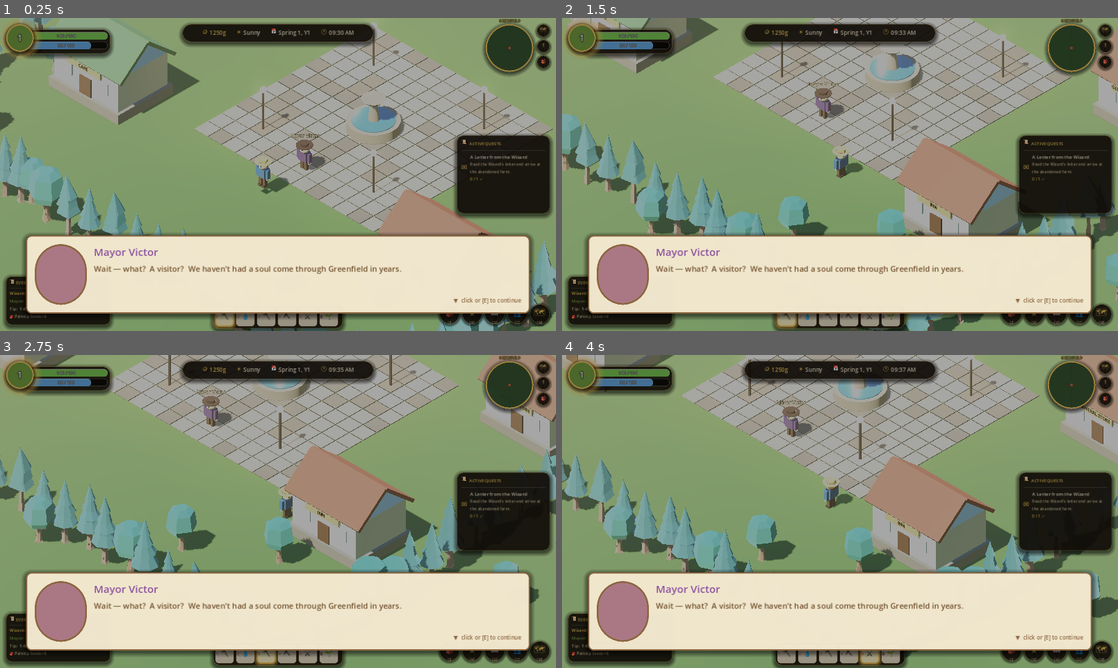
Above: before the commit, frames 1-4 (two rows, left to right).
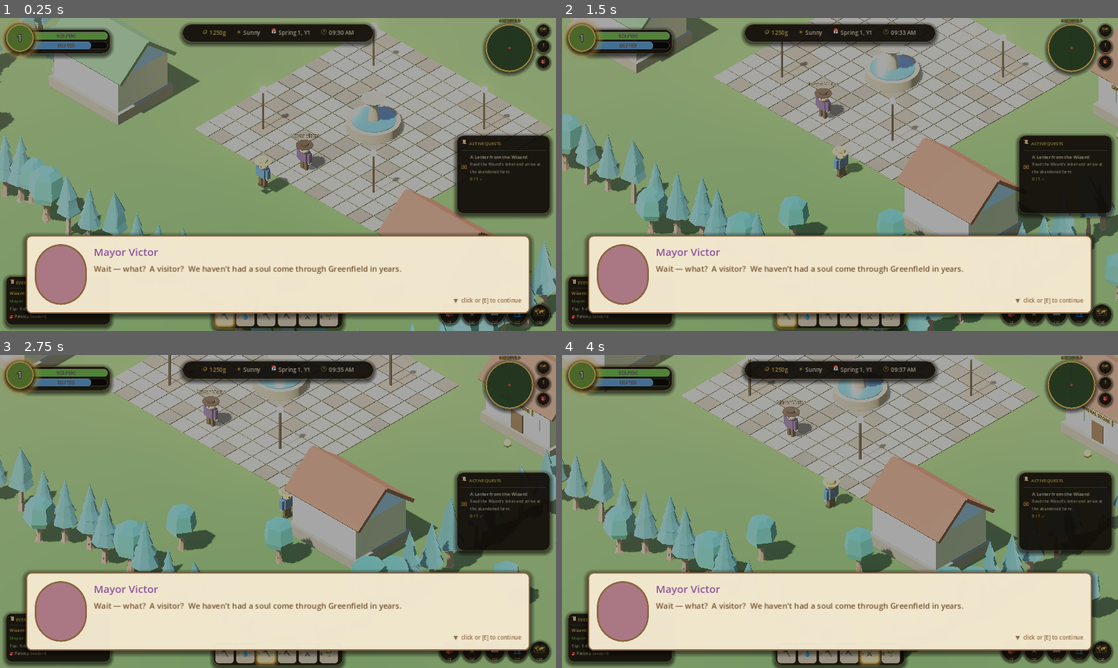
Above: after the commit, the same moments.

Repository: communityorg-discord/harvest-horizons
Game: Godot game, scene res://scenes/bootstrap.tscn
Two runs of this game, one before a commit and one after it. Both use one fixed random seed, a clock stepped at 60 frames per second and the inputs below.
Inputs (mouse positions are in pixels of both pictures, inside the frame that each line leads up to):
- Up to frame 1 (0.25 s): no input
- Up to frame 2 (1.5 s): move the mouse to (962, 158) at 0.52 s; hold D (move_right) 0.53-1.25 s; hold 1 (hotbar_1) 0.53-1.25 s; click (962, 158) at 0.67 s; drag from (728, 190) to (812, 237) at 1.27 s
- Up to frame 3 (2.75 s): move the mouse to (333, 442) at 2.02 s; hold D (move_right) from 2.03 s (still down); hold 3 (hotbar_3) from 2.03 s (still down)
- Up to frame 4 (4 s): release D (move_right) at 2.75 s; release 3 (hotbar_3) at 2.75 s; drag from (812, 574) to (673, 464) at 2.77 s; move the mouse to (1006, 558) at 3.52 s; hold A (move_left) from 3.53 s (still down); hold 5 (hotbar_5) from 3.53 s (still down)

The runs differ from the first frame. In frame 1, 0.3% of the frame differs, in the area x 12-20%, y 11-26%; in frame 2, 0.4%, in the area x 5-100%, y 0-70%; in frame 3, 0.3%; in frame 4, 0.4%.

Commit message:
Add interiors for all 4 town shops
scripts/shop_door.gd: Area3D that sets GameState.shop_type meta then
loads shop_interior.tscn — same wiring pattern as the cottage door.

scripts/shop_interior.gd + scenes/shop_interior.tscn: shared interior
scene that themes itself based on the meta. Floor + walls + ceiling
beams + lamp + back-wall sign + exit door are common; per-shop
furniture is built in _furnish_<type>():

- Blacksmith: stone forge with a glowing red interior, anvil with horn,
  long sales counter, weapons rack on the west wall with 4 swords on
  display, barrel + chest props
- General Store: 8m sales counter at the back, 6 wall shelves stacked
  with assorted-coloured goods boxes, welcome mat at the entrance
- Cafe: kitchen counter at the back with an emissive yellow pastry
  display + dark coffee machine, 3 round tables each with 2 chairs
- Inn: front desk with a gold service bell, 2 beds with red pillows
  + brown blankets, stone fireplace on the east wall with a real
  flickering OmniLight3D + emissive flame box, central rug

Town centre wiring:
- _build_shop now takes door_facing (-1 or +1) and shop_type. Doors,
  windows, signs flip to the side facing the plaza, and the sign text
  rotates 180° so it reads correctly from the plaza side
- Each shop gets a door Area3D placed just outside its entrance with
  a glowing yellow marker — walk into it to enter

Co-Authored-By: Claude Opus 4.7 <noreply@anthropic.com>

Diff:
--- /dev/null
+++ b/scenes/shop_interior.tscn
@@ -0,0 +1,32 @@
+[gd_scene load_steps=6 format=3]
+
+[ext_resource type="Script" path="res://scripts/shop_interior.gd" id="1"]
+[ext_resource type="PackedScene" path="res://scenes/player.tscn" id="2"]
+[ext_resource type="PackedScene" path="res://scenes/camera_rig.tscn" id="3"]
+[ext_resource type="PackedScene" path="res://ui/hud.tscn" id="4"]
+[ext_resource type="PackedScene" path="res://ui/dialogue_box.tscn" id="5"]
+
+[sub_resource type="Environment" id="Env_1"]
+background_mode = 1
+background_color = Color(0.10, 0.07, 0.04, 1)
+ambient_light_source = 2
+ambient_light_color = Color(1, 0.85, 0.65, 1)
+ambient_light_energy = 0.55
+tonemap_mode = 2
+
+[node name="ShopInterior" type="Node3D"]
+script = ExtResource("1")
+
+[node name="WorldEnvironment" type="WorldEnvironment" parent="."]
+environment = SubResource("Env_1")
+
+[node name="Player" parent="." instance=ExtResource("2")]
+transform = Transform3D(1, 0, 0, 0, 1, 0, 0, 0, 1, 0, 1, 3)
+
+[node name="CameraRig" parent="." instance=ExtResource("3")]
+target_path = NodePath("../Player")
+distance = 14.0
+
+[node name="HUD" parent="." instance=ExtResource("4")]
+
+[node name="DialogueBox" parent="." instance=ExtResource("5")]
--- /dev/null
+++ b/scripts/shop_door.gd
@@ -0,0 +1,14 @@
+extends Area3D
+## Shop entrance: walk in, sets the next shop's type on GameState meta,
+## then loads the shared shop_interior scene.
+
+@export var shop_type: String = "general"
+@export_file("*.tscn") var target_scene: String = "res://scenes/shop_interior.tscn"
+
+func _ready() -> void:
+	body_entered.connect(_on_body_entered)
+
+func _on_body_entered(body: Node) -> void:
+	if body is CharacterBody3D:
+		GameState.set_meta("shop_type", shop_type)
+		get_tree().change_scene_to_file(target_scene)
--- /dev/null
+++ b/scripts/shop_interior.gd
@@ -0,0 +1,369 @@
+extends Node3D
+## Shared shop interior. Reads GameState meta "shop_type" to theme the room
+## (blacksmith / general / cafe / inn). Floor, walls, exit door, lamp, plus
+## per-shop furniture. Exit door warps back to town_centre.tscn.
+
+const SURVIVAL := "res://assets/models/survival/"
+
+@onready var _player: CharacterBody3D = $Player
+
+var shop_type: String = "general"
+
+func _ready() -> void:
+	if GameState.has_meta("shop_type"):
+		shop_type = String(GameState.get_meta("shop_type"))
+		GameState.remove_meta("shop_type")
+	_build_room()
+	match shop_type:
+		"blacksmith": _furnish_blacksmith()
+		"general":    _furnish_general()
+		"cafe":       _furnish_cafe()
+		"inn":        _furnish_inn()
+		_:            _furnish_general()
+	_build_exit_door()
+	# Spawn the player a couple steps inside, facing the room
+	if _player != null:
+		_player.global_position = Vector3(0, 1, 3.0)
+
+# ────────────────────────────────────────────────────────────────────────────
+# Shared room shell
+
+func _wall_color() -> Color:
+	match shop_type:
+		"blacksmith": return Color(0.42, 0.40, 0.36)  # cool stone
+		"cafe":       return Color(0.95, 0.88, 0.72)  # warm cream
+		"inn":        return Color(0.88, 0.78, 0.62)  # warm parchment
+		_:            return Color(0.92, 0.88, 0.78)  # general off-white
+
+func _floor_color() -> Color:
+	match shop_type:
+		"blacksmith": return Color(0.32, 0.30, 0.28)
+		"cafe":       return Color(0.55, 0.36, 0.22)
+		"inn":        return Color(0.50, 0.34, 0.20)
+		_:            return Color(0.55, 0.40, 0.26)
+
+func _build_room() -> void:
+	# Floor
+	var floor_node := MeshInstance3D.new()
+	var fm := PlaneMesh.new()
+	fm.size = Vector2(11, 9)
+	floor_node.mesh = fm
+	var fmat := StandardMaterial3D.new()
+	fmat.albedo_color = _floor_color()
+	fmat.roughness = 0.85
+	floor_node.material_override = fmat
+	add_child(floor_node)
+	# Floor collider
+	var fbody := StaticBody3D.new()
+	fbody.position = Vector3(0, -0.1, 0)
+	add_child(fbody)
+	var fcol := CollisionShape3D.new()
+	var fshape := BoxShape3D.new()
+	fshape.size = Vector3(11, 0.2, 9)
+	fcol.shape = fshape
+	fbody.add_child(fcol)
+	# Walls
+	_wall(Vector3(0, 1.5, -4.5), Vector3(11, 3, 0.2), _wall_color())
+	_wall(Vector3(0, 1.5,  4.5), Vector3(11, 3, 0.2), _wall_color())
+	_wall(Vector3(-5.5, 1.5, 0), Vector3(0.2, 3, 9), _wall_color().darkened(0.05))
+	_wall(Vector3( 5.5, 1.5, 0), Vector3(0.2, 3, 9), _wall_color().darkened(0.05))
+	# Ceiling beams
+	for x in [-3.5, 0.0, 3.5]:
+		var beam := MeshInstance3D.new()
+		var bm := BoxMesh.new()
+		bm.size = Vector3(0.2, 0.2, 8.6)
+		beam.mesh = bm
+		beam.position = Vector3(x, 2.85, 0)
+		var bmat := StandardMaterial3D.new()
+		bmat.albedo_color = Color(0.32, 0.20, 0.12)
+		beam.material_override = bmat
+		add_child(beam)
+	# Lamp
+	var lamp := OmniLight3D.new()
+	lamp.position = Vector3(0, 2.5, 0)
+	lamp.light_color = _lamp_color()
+	lamp.light_energy = 2.5
+	lamp.omni_range = 14.0
+	add_child(lamp)
+	# Title sign on the back wall
+	var label := Label3D.new()
+	label.text = _shop_title()
+	label.font_size = 96
+	label.outline_size = 12
+	label.modulate = Color(0.22, 0.16, 0.10)
+	label.position = Vector3(0, 2.4, -4.39)
+	add_child(label)
+
+func _lamp_color() -> Color:
+	match shop_type:
+		"blacksmith": return Color(1.0, 0.55, 0.30)  # forge glow
+		"cafe":       return Color(1.0, 0.85, 0.55)
+		"inn":        return Color(1.0, 0.78, 0.42)
+		_:            return Color(1.0, 0.92, 0.75)
+
+func _shop_title() -> String:
+	match shop_type:
+		"blacksmith": return "BLACKSMITH"
+		"cafe":       return "CAFE"
+		"inn":        return "INN"
+		"general":    return "GENERAL STORE"
+		_:            return "SHOP"
+
+func _wall(pos: Vector3, size: Vector3, color: Color) -> void:
+	var mi := MeshInstance3D.new()
+	var bm := BoxMesh.new()
+	bm.size = size
+	mi.mesh = bm
+	mi.position = pos
+	var mat := StandardMaterial3D.new()
+	mat.albedo_color = color
+	mat.roughness = 0.9
+	mi.material_override = mat
+	add_child(mi)
+	var body := StaticBody3D.new()
+	body.position = pos
+	add_child(body)
+	var col := CollisionShape3D.new()
+	var shape := BoxShape3D.new()
+	shape.size = size
+	col.shape = shape
+	body.add_child(col)
+
+# ────────────────────────────────────────────────────────────────────────────
+# Furnishing — one per shop
+
+func _box(pos: Vector3, size: Vector3, color: Color, rot: Vector3 = Vector3.ZERO) -> void:
+	var mi := MeshInstance3D.new()
+	var bm := BoxMesh.new()
+	bm.size = size
+	mi.mesh = bm
+	mi.position = pos
+	mi.rotation = rot
+	var mat := StandardMaterial3D.new()
+	mat.albedo_color = color
+	mat.roughness = 0.85
+	mi.material_override = mat
+	add_child(mi)
+
+func _emissive_box(pos: Vector3, size: Vector3, base: Color, glow: Color, energy: float) -> void:
+	var mi := MeshInstance3D.new()
+	var bm := BoxMesh.new()
+	bm.size = size
+	mi.mesh = bm
+	mi.position = pos
+	var mat := StandardMaterial3D.new()
+	mat.albedo_color = base
+	mat.emission_enabled = true
+	mat.emission = glow
+	mat.emission_energy_multiplier = energy
+	mi.material_override = mat
+	add_child(mi)
+
+func _add_collider(pos: Vector3, size: Vector3) -> void:
+	var body := StaticBody3D.new()
+	body.position = pos
+	add_child(body)
+	var col := CollisionShape3D.new()
+	var shape := BoxShape3D.new()
+	shape.size = size
+	col.shape = shape
+	body.add_child(col)
+
+func _kenney(path: String, pos: Vector3, scale: float = 1.0, rot_y: float = 0.0) -> void:
+	var packed: PackedScene = load(SURVIVAL + path)
+	if packed == null:
+		return
+	var inst: Node3D = packed.instantiate()
+	inst.position = pos
+	inst.scale = Vector3(scale, scale, scale)
+	inst.rotation.y = rot_y
+	add_child(inst)
+
+# ─── Blacksmith: forge, anvil, weapons rack, anvil counter ───────────────
+
+func _furnish_blacksmith() -> void:
+	# Forge — big stone box with a glowing red interior
+	_box(Vector3(-3.5, 0.55, -3.5), Vector3(2.0, 1.1, 1.6), Color(0.32, 0.30, 0.28))
+	_emissive_box(Vector3(-3.5, 1.1, -3.5), Vector3(1.0, 0.5, 0.7), Color(0.30, 0.10, 0.05),
+		Color(1.0, 0.32, 0.10), 2.6)
+	# Forge chimney
+	_box(Vector3(-3.5, 2.4, -3.8), Vector3(0.8, 1.5, 0.8), Color(0.42, 0.40, 0.38))
+	_add_collider(Vector3(-3.5, 0.8, -3.5), Vector3(2.0, 1.6, 1.6))
+	# Anvil base + top
+	_box(Vector3(-1.0, 0.30, -2.5), Vector3(0.6, 0.6, 0.5), Color(0.22, 0.20, 0.18))
+	_box(Vector3(-1.0, 0.78, -2.5), Vector3(0.9, 0.30, 0.40), Color(0.18, 0.18, 0.20))
+	_box(Vector3(-1.4, 0.78, -2.5), Vector3(0.30, 0.20, 0.30), Color(0.18, 0.18, 0.20))
+	_add_collider(Vector3(-1.0, 0.5, -2.5), Vector3(1.0, 1.0, 0.6))
+	# Counter at the back (sales)
+	_box(Vector3(2.5, 0.55, -3.0), Vector3(3.0, 1.1, 0.8), Color(0.42, 0.30, 0.18))
+	_add_collider(Vector3(2.5, 0.55, -3.0), Vector3(3.0, 1.1, 0.8))
+	# Weapons rack on the west wall
+	_box(Vector3(-5.30, 1.4, 1.0), Vector3(0.10, 1.6, 2.4), Color(0.28, 0.20, 0.14))
+	for i in range(4):
+		var z := 1.0 + (i - 1.5) * 0.5
+		# Sword on the rack — vertical slim box + handle
+		_box(Vector3(-5.18, 1.4, z), Vector3(0.06, 1.4, 0.06), Color(0.78, 0.78, 0.80))
+		_box(Vector3(-5.18, 0.65, z), Vector3(0.10, 0.20, 0.10), Color(0.45, 0.30, 0.18))
+		_box(Vector3(-5.18, 0.80, z), Vector3(0.20, 0.05, 0.20), Color(0.78, 0.62, 0.28))
+	# Barrel + chest props
+	_kenney("barrel.glb", Vector3(3.5, 0, 3.0), 1.5, 0.0)
+	_kenney("chest.glb",  Vector3(-3.0, 0, 3.0), 1.5, 0.0)
+
+# ─── General Store: counter, shelves, stacked goods ───────────────────────
+
+func _furnish_general() -> void:
+	# Long sales counter at the back
+	_box(Vector3(0, 0.55, -3.5), Vector3(8.0, 1.1, 1.0), Color(0.55, 0.36, 0.22))
+	_box(Vector3(0, 0.30, -3.0), Vector3(8.0, 0.05, 0.20), Color(0.32, 0.20, 0.12))  # counter trim
+	_add_collider(Vector3(0, 0.55, -3.5), Vector3(8.0, 1.1, 1.0))
+	# Shelves on the side walls
+	for sx in [-1.0, 1.0]:
+		for y in [0.8, 1.5, 2.2]:
+			_box(Vector3(sx * 4.2, y, 0), Vector3(0.4, 0.06, 4.0), Color(0.55, 0.36, 0.22))
+			# Stacked goods on the shelf
+			for i in range(5):
+				var z := -1.6 + i * 0.8
+				var box_h := randf_range(0.18, 0.32)
+				_box(Vector3(sx * 4.0, y + box_h * 0.5 + 0.04, z),
+					Vector3(0.30, box_h, 0.25),
+					Color(randf_range(0.4, 0.8), randf_range(0.3, 0.6), randf_range(0.2, 0.5)))
+	# Welcome mat
+	var mat_node := MeshInstance3D.new()
+	var pm := PlaneMesh.new()
+	pm.size = Vector2(1.4, 0.8)
+	mat_node.mesh = pm
+	mat_node.position = Vector3(0, 0.02, 3.5)
+	mat_node.material_override = (func() -> StandardMaterial3D:
+		var m := StandardMaterial3D.new()
+		m.albedo_color = Color(0.55, 0.30, 0.25)
+		return m).call()
+	add_child(mat_node)
+	# Barrel + chest props
+	_kenney("barrel.glb", Vector3(-4.5, 0, 3.5), 1.4, 0.0)
+	_kenney("chest.glb",  Vector3(4.5, 0, 3.5), 1.4, 0.0)
+
+# ─── Cafe: tables + chairs, kitchen counter ───────────────────────────────
+
+func _furnish_cafe() -> void:
+	# Kitchen counter at the back
+	_box(Vector3(0, 0.55, -3.8), Vector3(7.0, 1.1, 1.0), Color(0.78, 0.62, 0.42))
+	_add_collider(Vector3(0, 0.55, -3.8), Vector3(7.0, 1.1, 1.0))
+	# Pastry display (emissive yellow)
+	_emissive_box(Vector3(-2.0, 1.2, -3.8), Vector3(1.4, 0.4, 0.6),
+		Color(1.0, 0.92, 0.72), Color(1.0, 0.85, 0.55), 1.0)
+	# Coffee machine glow
+	_emissive_box(Vector3(2.0, 1.3, -3.8), Vector3(0.6, 0.6, 0.4),
+		Color(0.2, 0.2, 0.2), Color(0.85, 0.32, 0.10), 0.6)
+	# Tables — 3 small round-ish (use boxes scaled)
+	for slot in [Vector3(-2.5, 0, 1.5), Vector3(0, 0, 1.5), Vector3(2.5, 0, 1.5)]:
+		# Table top
+		_box(slot + Vector3(0, 0.65, 0), Vector3(1.0, 0.10, 1.0), Color(0.55, 0.36, 0.22))
+		# Pedestal
+		_box(slot + Vector3(0, 0.30, 0), Vector3(0.20, 0.50, 0.20), Color(0.32, 0.20, 0.12))
+		_box(slot + Vector3(0, 0.05, 0), Vector3(0.45, 0.10, 0.45), Color(0.22, 0.14, 0.08))
+		# Two chairs per table
+		for sz in [-0.8, 0.8]:
+			_box(slot + Vector3(0, 0.30, sz), Vector3(0.45, 0.05, 0.45), Color(0.42, 0.28, 0.16))
+			_box(slot + Vector3(0, 0.55, sz + (0.20 if sz < 0 else -0.20)), Vector3(0.45, 0.5, 0.05), Color(0.42, 0.28, 0.16))
+		_add_collider(slot + Vector3(0, 0.5, 0), Vector3(1.0, 1.0, 1.0))
+
+# ─── Inn: front desk, beds, fireplace ─────────────────────────────────────
+
+func _furnish_inn() -> void:
+	# Front desk
+	_box(Vector3(-2.0, 0.55, -1.0), Vector3(2.4, 1.1, 0.9), Color(0.55, 0.36, 0.22))
+	_box(Vector3(-2.0, 1.20, -1.45), Vector3(2.4, 0.20, 0.10), Color(0.32, 0.20, 0.12))
+	_add_collider(Vector3(-2.0, 0.55, -1.0), Vector3(2.4, 1.1, 0.9))
+	# Bell on the desk (gold sphere)
+	var bell := MeshInstance3D.new()
+	var sm := SphereMesh.new()
+	sm.radius = 0.10
+	sm.height = 0.20
+	bell.mesh = sm
+	bell.position = Vector3(-2.0, 1.20, -0.7)
+	var bmat := StandardMaterial3D.new()
+	bmat.albedo_color = Color(0.95, 0.78, 0.36)
+	bmat.metallic = 0.6
+	bmat.roughness = 0.3
+	bell.material_override = bmat
+	add_child(bell)
+	# Two beds at the back
+	for sx in [-3.0, 0.5]:
+		# Frame
+		_box(Vector3(sx, 0.30, -3.5), Vector3(2.0, 0.4, 1.4), Color(0.55, 0.36, 0.22))
+		# Mattress
+		_box(Vector3(sx, 0.65, -3.5), Vector3(2.0, 0.3, 1.4), Color(0.95, 0.92, 0.85))
+		# Pillow
+		_box(Vector3(sx - 0.7, 0.85, -3.5), Vector3(0.5, 0.15, 0.6), Color(0.85, 0.55, 0.50))
+		# Blanket
+		_box(Vector3(sx + 0.3, 0.81, -3.5), Vector3(1.2, 0.06, 1.4), Color(0.55, 0.32, 0.30))
+		_add_collider(Vector3(sx, 0.5, -3.5), Vector3(2.0, 1.0, 1.4))
+	# Fireplace on the east wall
+	_box(Vector3(4.5, 1.1, 0.0), Vector3(1.2, 2.2, 1.4), Color(0.42, 0.40, 0.38))
+	_emissive_box(Vector3(4.2, 0.55, 0.0), Vector3(0.6, 0.7, 0.8),
+		Color(0.30, 0.10, 0.05), Color(1.0, 0.42, 0.10), 2.4)
+	_add_collider(Vector3(4.5, 1.1, 0.0), Vector3(1.2, 2.2, 1.4))
+	# Fire glow OmniLight
+	var fire_light := OmniLight3D.new()
+	fire_light.position = Vector3(4.0, 0.6, 0.0)
+	fire_light.light_color = Color(1.0, 0.45, 0.18)
+	fire_light.light_energy = 2.0
+	fire_light.omni_range = 7.0
+	add_child(fire_light)
+	# Rug in the centre
+	var rug := MeshInstance3D.new()
+	var rpm := PlaneMesh.new()
+	rpm.size = Vector2(3.0, 2.0)
+	rug.mesh = rpm
+	rug.position = Vector3(0.5, 0.02, 1.5)
+	var rmat := StandardMaterial3D.new()
+	rmat.albedo_color = Color(0.55, 0.30, 0.30)
+	rug.material_override = rmat
+	add_child(rug)
+
+# ────────────────────────────────────────────────────────────────────────────
+# Exit door — back to town centre
+
+func _build_exit_door() -> void:
+	var door := Area3D.new()
+	door.set_script(load("res://scripts/door.gd"))
+	door.set("target_scene", "res://scenes/town_centre.tscn")
+	door.position = Vector3(0, 0.6, 4.4)
+	var col := CollisionShape3D.new()
+	var shape := BoxShape3D.new()
+	shape.size = Vector3(1.6, 1.8, 1.0)
+	col.shape = shape
+	door.add_child(col)
+	add_child(door)
+	# Visible door slab
+	var slab := MeshInstance3D.new()
+	var bm := BoxMesh.new()
+	bm.size = Vector3(1.2, 2.2, 0.06)
+	slab.mesh = bm
+	slab.position = Vector3(0, 0.5, 0)
+	var dmat := StandardMaterial3D.new()
+	dmat.albedo_color = Color(0.32, 0.20, 0.12)
+	slab.material_override = dmat
+	door.add_child(slab)
+	# Glow marker on the floor
+	var marker := MeshInstance3D.new()
+	var sm := SphereMesh.new()
+	sm.radius = 0.18
+	sm.height = 0.36
+	marker.mesh = sm
+	marker.position = Vector3(0, -0.4, 0)
+	var mmat := StandardMaterial3D.new()
+	mmat.albedo_color = Color(1.0, 0.85, 0.4)
+	mmat.emission_enabled = true
+	mmat.emission = Color(1.0, 0.7, 0.2)
+	mmat.emission_energy_multiplier = 1.4
+	marker.material_override = mmat
+	door.add_child(marker)
+	# Sign
+	var label := Label3D.new()
+	label.text = "← EXIT"
+	label.font_size = 48
+	label.outline_size = 6
+	label.modulate = Color(1.0, 0.95, 0.7)
+	label.position = Vector3(0, 1.7, 0)
+	door.add_child(label)
--- a/scripts/town_centre.gd
+++ b/scripts/town_centre.gd
@@ -24,10 +24,11 @@
 	_build_ground()
 	_build_plaza()
 	_build_fountain()
-	_build_shop(Vector3(-12, 0, -7), ROOF_BLUE,  "BLACKSMITH")
-	_build_shop(Vector3( 12, 0, -7), ROOF_RED,   "GENERAL STORE")
-	_build_shop(Vector3(-12, 0,  7), ROOF_GREEN, "CAFE")
-	_build_shop(Vector3( 12, 0,  7), ROOF_RED,   "INN")
+	# Shops with door facing the plaza (door_facing = +1 means +Z, -1 means -Z)
+	_build_shop(Vector3(-12, 0, -7), ROOF_BLUE,  "BLACKSMITH",     1.0, "blacksmith")
+	_build_shop(Vector3( 12, 0, -7), ROOF_RED,   "GENERAL STORE", 1.0, "general")
+	_build_shop(Vector3(-12, 0,  7), ROOF_GREEN, "CAFE",          -1.0, "cafe")
+	_build_shop(Vector3( 12, 0,  7), ROOF_RED,   "INN",           -1.0, "inn")
 	_build_perimeter_walls()
 	_scatter_lampposts()
 	_scatter_decor()
@@ -212,16 +213,17 @@
 # ────────────────────────────────────────────────────────────────────────────
 # Stub shop buildings
 
-func _build_shop(origin: Vector3, roof_color: Color, label: String) -> void:
+func _build_shop(origin: Vector3, roof_color: Color, label: String, door_facing: float, shop_type: String) -> void:
 	# Foundation
 	_box(origin + Vector3(0, 0.3, 0), Vector3(5.0, 0.6, 4.0), STONE)
 	# Walls
 	_box(origin + Vector3(0, 1.6, 0), Vector3(4.6, 2.0, 3.6), WHITE_WALL)
-	# Door
-	_box(origin + Vector3(0, 1.0, 1.85), Vector3(0.8, 1.4, 0.06), Color(0.32, 0.20, 0.12))
-	# Windows
-	_box(origin + Vector3(-1.3, 1.7, 1.85), Vector3(0.7, 0.7, 0.06), Color(0.78, 0.88, 0.92))
-	_box(origin + Vector3( 1.3, 1.7, 1.85), Vector3(0.7, 0.7, 0.06), Color(0.78, 0.88, 0.92))
+	# Door (faces door_facing direction)
+	var door_z: float = 1.85 * door_facing
+	_box(origin + Vector3(0, 1.0, door_z), Vector3(0.8, 1.4, 0.06), Color(0.32, 0.20, 0.12))
+	# Windows on the same side as the door
+	_box(origin + Vector3(-1.3, 1.7, door_z), Vector3(0.7, 0.7, 0.06), Color(0.78, 0.88, 0.92))
+	_box(origin + Vector3( 1.3, 1.7, door_z), Vector3(0.7, 0.7, 0.06), Color(0.78, 0.88, 0.92))
 	# Sloped roof
 	for sz in [-1.0, 1.0]:
 		var slope := MeshInstance3D.new()
@@ -237,19 +239,49 @@
 	var bm := BoxMesh.new()
 	bm.size = Vector3(2.4, 0.5, 0.08)
 	sign.mesh = bm
-	sign.position = origin + Vector3(0, 2.4, 1.95)
+	sign.position = origin + Vector3(0, 2.4, door_z * 1.05)
 	sign.material_override = _mat(SIGN_BG)
 	add_child(sign)
-	# Sign label using a Label3D so we can read it
+	# Sign label
 	var label3d := Label3D.new()
 	label3d.text = label
 	label3d.font_size = 56
 	label3d.outline_size = 8
-	label3d.position = origin + Vector3(0, 2.4, 2.02)
+	label3d.position = origin + Vector3(0, 2.4, door_z * 1.10)
+	# Rotate text to face outward
+	if door_facing < 0:
+		label3d.rotation.y = deg_to_rad(180)
 	label3d.modulate = Color(0.22, 0.16, 0.10)
 	add_child(label3d)
-	# Collision footprint
+	# Building collision footprint (solid block)
 	_add_collider(origin + Vector3(0, 1.5, 0), Vector3(5.0, 3.0, 4.0))
+	# Door trigger Area3D — slightly outside the building so the player walks
+	# INTO it before colliding with the wall
+	var area := Area3D.new()
+	area.set_script(load("res://scripts/shop_door.gd"))
+	area.set("shop_type", shop_type)
+	area.set("target_scene", "res://scenes/shop_interior.tscn")
+	area.position = origin + Vector3(0, 0.9, door_z + 0.7 * door_facing)
+	var col := CollisionShape3D.new()
+	var shape := BoxShape3D.new()
+	shape.size = Vector3(1.4, 1.6, 1.0)
+	col.shape = shape
+	area.add_child(col)
+	add_child(area)
+	# Tiny glow marker by the door
+	var marker := MeshInstance3D.new()
+	var sm := SphereMesh.new()
+	sm.radius = 0.18
+	sm.height = 0.36
+	marker.mesh = sm
+	marker.position = origin + Vector3(0, 0.18, door_z + 0.7 * door_facing)
+	var mmat := StandardMaterial3D.new()
+	mmat.albedo_color = Color(1.0, 0.85, 0.4)
+	mmat.emission_enabled = true
+	mmat.emission = Color(1.0, 0.7, 0.2)
+	mmat.emission_energy_multiplier = 1.2
+	marker.material_override = mmat
+	add_child(marker)
 
 # ────────────────────────────────────────────────────────────────────────────
 # Lampposts + decor
Renamed: docs/play/index.20260501172945.apple-touch-icon.png -> docs/play/index.20260501174044.apple-touch-icon.png
Renamed: docs/play/index.20260501172945.icon.png -> docs/play/index.20260501174044.icon.png
Renamed: docs/play/index.20260501172945.png -> docs/play/index.20260501174044.png
Not shown, removed: docs/play/index.20260501172945.pck
Not shown, added: docs/play/index.20260501174044.audio.worklet.js
Not shown, added: docs/play/index.20260501174044.js
Not shown, added: docs/play/index.20260501174044.pck
Not shown, added: docs/play/index.20260501174044.wasm
